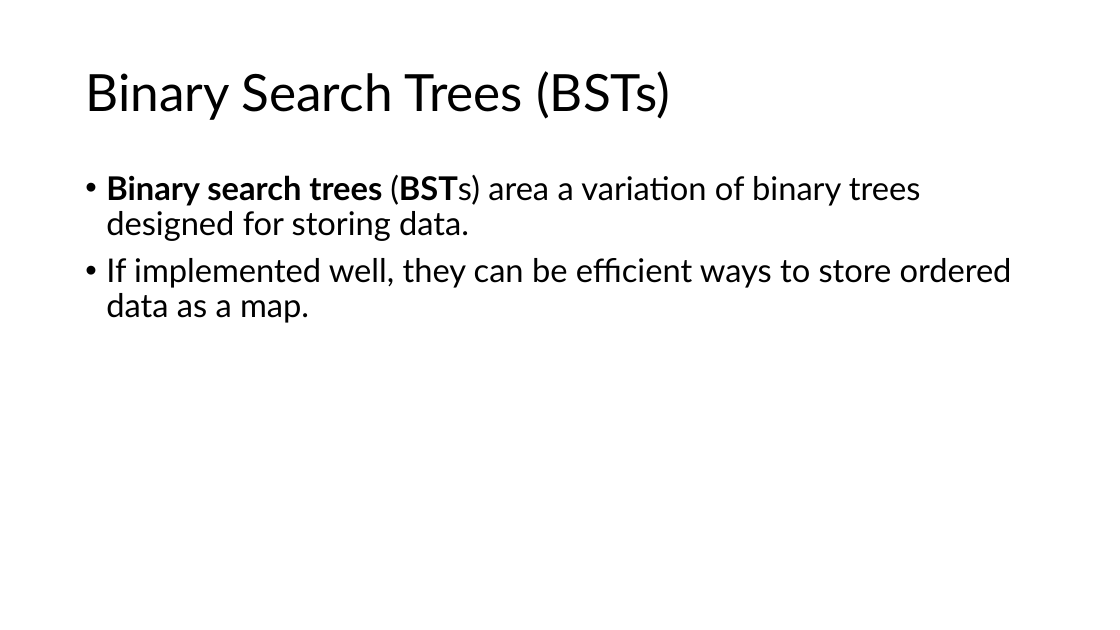
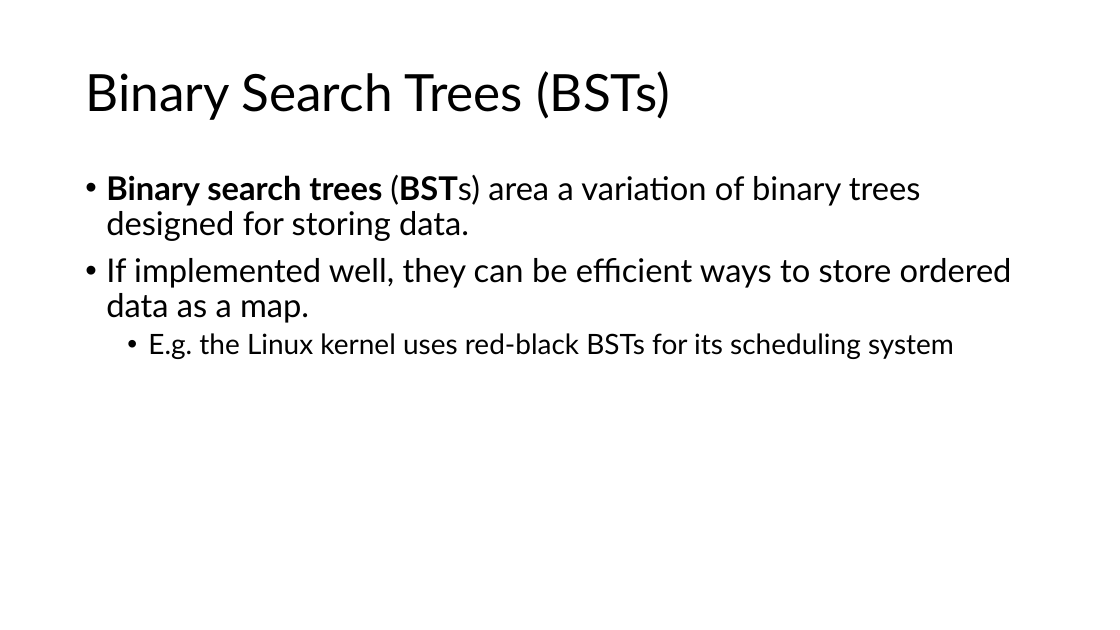
Before and after one commit to sotasota-sfu/cmpt225Summer2026, a slide deck: slide 2 of lectures/lecture22/binary_search_trees.pptx. Drawn at 1120x630 pixels with LibreOffice and Linux fonts; fonts in the diff are those of the drawing. Boxes give left, top, right and bottom in pixels: in the first picture for what was removed or moved away, otherwise in the second. Text is boxed around its words. In the diff, an @@ line names an element or a change of style, - is before the commit and + after.

```diff
--- a/lectures/lecture22/binary_search_trees.pptx
+++ b/lectures/lecture22/binary_search_trees.pptx
@@ text at (x1=148, y1=333, x2=954, y2=359): paragraph added @@
+  • E.g. the Linux kernel uses red-black BSTs for its scheduling system
```
Also in this commit, not shown: 3 other files.
